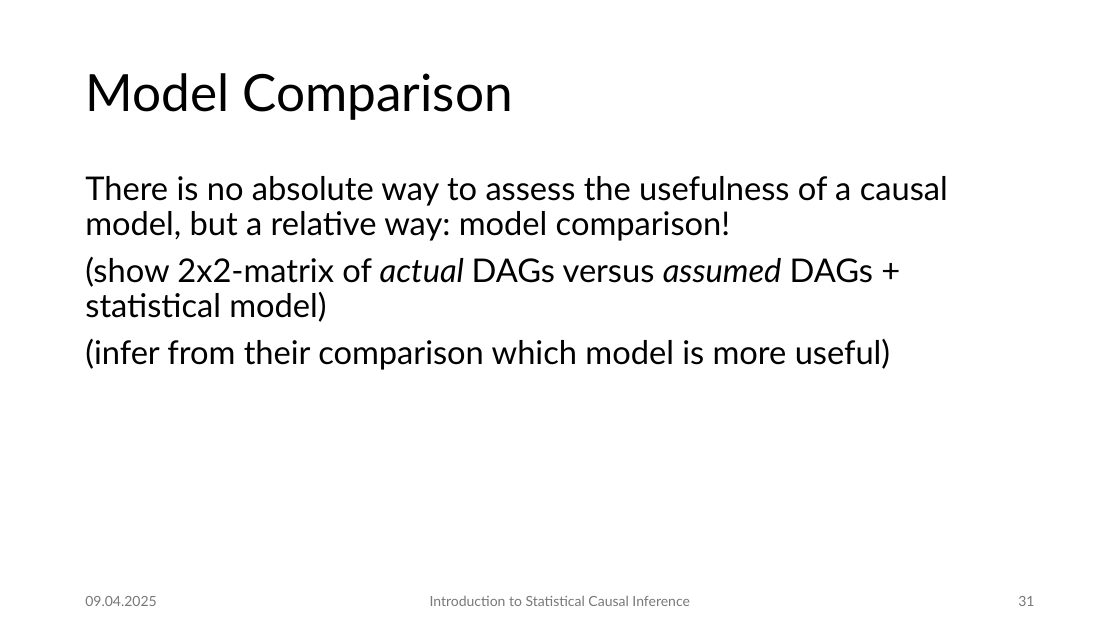
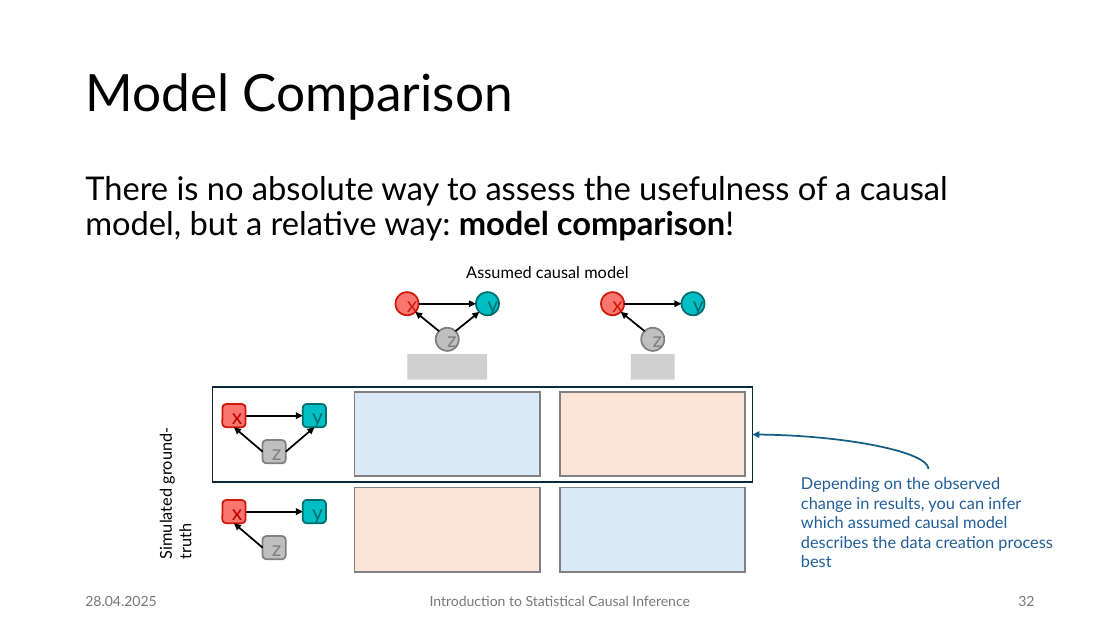
Before and after one commit to JulianFrattini/bda4sci, a slide deck: slide 32 of version2/slides/intro-sci.pptx (slide 31 before the commit). Drawn at 1120x630 pixels with LibreOffice and Linux fonts; fonts in the diff are those of the drawing; grey boxes stand for pictures. Boxes give left, top, right and bottom in pixels: in the first picture for what was removed or moved away, otherwise in the second. Text is boxed around its words. In the diff, an @@ line names an element or a change of style, - is before the commit and + after.

```diff
--- a/version2/slides/intro-sci.pptx
+++ b/version2/slides/intro-sci.pptx
@@ text "There is no absolute way ..." at (x1=85, y1=176, x2=948, y2=241): bold on in "model comparison!" @@
@@ text at (x1=85, y1=257, x2=890, y2=370): paragraphs removed @@
-(show 2x2-matrix of actual DAGs versus assumed DAGs + statistical model)
-(infer from their comparison which model is more useful)
@@ text added at (x1=466, y1=266, x2=628, y2=278), 14 pt, text #000000 @@
+Assumed causal model
@@ group added at (x1=396, y1=292, x2=500, y2=380): 3 ellipses, 3 arrows, 1 picture @@
+x
+y
+z
@@ group added at (x1=602, y1=292, x2=705, y2=380): 3 ellipses, 2 arrows, 1 picture @@
+x
+y
+z
@@ rectangle added at (x1=213, y1=387, x2=753, y2=482), outline #092A39 1.5 pt @@
@@ rectangle added at (x1=355, y1=392, x2=540, y2=476), fill #DCEAF7, outline #808080 1.5 pt @@
@@ rectangle added at (x1=560, y1=392, x2=746, y2=476), fill #FBE3D6, outline #808080 1.5 pt @@
@@ text added at (x1=156, y1=434, x2=195, y2=558), 14 pt, text #000000 @@
+Simulated ground-truth
@@ group added at (x1=223, y1=404, x2=327, y2=464): 3 arrows, 3 rounded rectangles @@
+x
+y
+z
@@ curved arrow added from (928, 469) to (753, 434), #156082 1.5 pt @@
@@ text added at (x1=801, y1=477, x2=1053, y2=567), 14 pt, text #215F9A @@
+Depending on the observed change in results, you can infer which assumed causal model describes the data creation process best
@@ rectangle added at (x1=355, y1=487, x2=540, y2=571), fill #FBE3D6, outline #808080 1.5 pt @@
@@ rectangle added at (x1=560, y1=487, x2=746, y2=571), fill #DCEAF7, outline #808080 1.5 pt @@
@@ group added at (x1=223, y1=500, x2=327, y2=560): 3 rounded rectangles, 2 arrows @@
+x
+y
+z
@@ text at (x1=85, y1=596, x2=156, y2=606): text changed @@
-09.04.2025
+28.04.2025
@@ page number at (x1=1018, y1=596, x2=1034, y2=606): text changed @@
-31
+32
```
Also in this commit, not shown: 42 other slides changed, 1 slide added, 2 other files.
